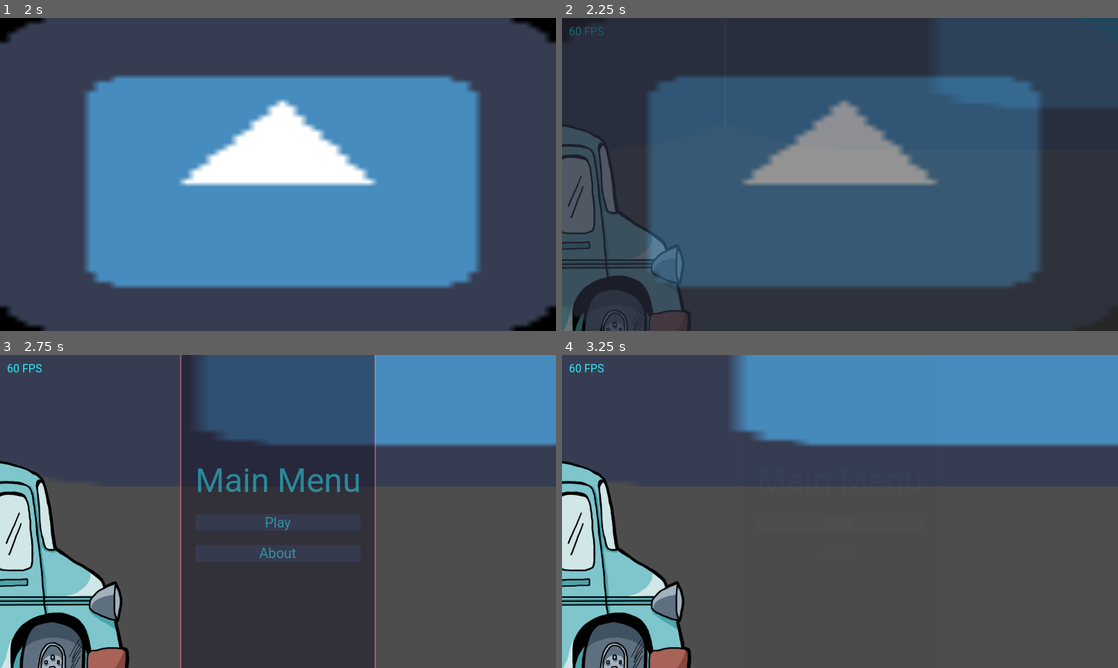
Above: before the commit, frames 1-4 (two rows, left to right).
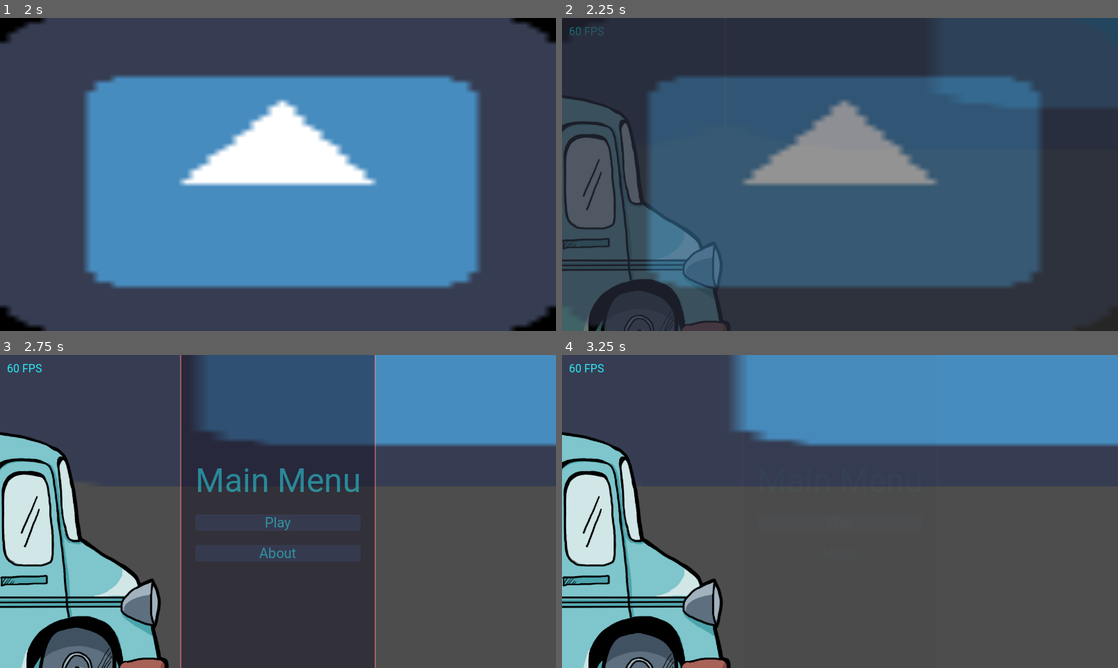
Above: after the commit, the same moments.

Repository: Bloodyaugust/ld-53
Game: Godot game, scene res://scenes/main.tscn
Same seed, same stepped clock (60 frames per second), same inputs: the game is played once before the commit and once after it. The engine's default icon, where the game draws it, is replaced by a stand-in: a white triangle on a blue panel in a dark square.
Inputs (mouse positions are in pixels of both pictures, inside the frame that each line leads up to):
- Up to frame 1 (2 s): tap Enter at 0.5 s; move the mouse to (400, 158) at 0.52 s; hold Right (ui_right) 0.53-1.25 s; click (400, 158) at 0.67 s; tap Space at 1.25 s; drag from (166, 190) to (250, 237) at 1.27 s
- Up to frame 2 (2.25 s): tap Enter at 2 s; move the mouse to (895, 105) at 2.02 s; hold Right (ui_right) from 2.03 s (still down)
- Up to frame 3 (2.75 s): keep holding Right (ui_right)
- Up to frame 4 (3.25 s): release Right (ui_right) at 2.75 s; click "Play" at 2.75 s

Frame 1 is identical in both runs. In frame 2, 6.7% of the frame differs, in the area x 0-29%, y 25-100%; in frame 3, 11%; in frame 4, 11%, in the area x 0-31%, y 24-100%.

Commit message:
Add HUD view
- Tweak player gameplay values and scale

Diff:
--- a/actors/Player.gd
+++ b/actors/Player.gd
@@ -31,7 +31,7 @@
     STATES.JUMPING:
       _state = STATES.DOUBLEJUMPING
 
-  _tween.tween_property(self, "position", Vector2(position.x, position.y - 80.0), 0.25)
+  _tween.tween_property(self, "position", Vector2(position.x, position.y - data.jump_height), 0.25)
 
   match _state:
     STATES.JUMPING:
--- a/data/base_player_data.tres
+++ b/data/base_player_data.tres
@@ -5,5 +5,6 @@
 [resource]
 script = ExtResource("1_72stq")
 health = 2
+jump_height = 240.0
 time_to_max_move_speed = 0.5
 max_move_speed = 500.0
--- a/data/player_data.gd
+++ b/data/player_data.gd
@@ -2,5 +2,6 @@
 class_name PlayerData
 
 @export var health: int
+@export var jump_height: float
 @export var time_to_max_move_speed: float
 @export var max_move_speed: float
--- a/scenes/main.tscn
+++ b/scenes/main.tscn
@@ -16,6 +16,7 @@
 [ext_resource type="PackedScene" uid="uid://dkebah7fnyvlo" path="res://actors/BackgroundChunks/Chunk-1.tscn" id="9_7rlw0"]
 [ext_resource type="Script" path="res://scripts/controllers/ChunkController.gd" id="10_4x66y"]
 [ext_resource type="Script" path="res://views/Results.gd" id="13_pcmex"]
+[ext_resource type="Script" path="res://views/HUD.gd" id="14_q0ovd"]
 
 [sub_resource type="SpriteFrames" id="SpriteFrames_opsxp"]
 animations = [{
@@ -68,10 +69,10 @@
 [node name="Truck" type="AnimatedSprite2D" parent="."]
 unique_name_in_owner = true
 position = Vector2(-1600, 120)
-scale = Vector2(0.5, 0.5)
+scale = Vector2(0.6, 0.6)
 sprite_frames = SubResource("SpriteFrames_al08k")
 autoplay = "default"
-frame_progress = 0.621741
+frame_progress = 0.951928
 script = ExtResource("4_po0hw")
 
 [node name="UIRoot" type="CanvasLayer" parent="."]
@@ -176,7 +177,7 @@
 [node name="Label2" type="Label" parent="UIRoot/About/PanelContainer/MarginContainer/VBoxContainer"]
 layout_mode = 2
 theme_type_variation = &"LargeLabel"
-text = "Made by: Greyson Richey
+text = "Made by: Anne Nichols and Greyson Richey
 Made with Godot"
 
 [node name="MainMenu" type="Button" parent="UIRoot/About/PanelContainer/MarginContainer/VBoxContainer"]
@@ -209,7 +210,8 @@
 text = "Results"
 horizontal_alignment = 1
 
-[node name="Label2" type="Label" parent="UIRoot/Results/PanelContainer/MarginContainer/VBoxContainer"]
+[node name="ResultsPackages" type="Label" parent="UIRoot/Results/PanelContainer/MarginContainer/VBoxContainer"]
+unique_name_in_owner = true
 layout_mode = 2
 theme_type_variation = &"LargeLabel"
 text = "Packages: 0"
@@ -218,6 +220,29 @@
 unique_name_in_owner = true
 layout_mode = 2
 text = "Main Menu"
+
+[node name="HUD" type="MarginContainer" parent="UIRoot"]
+visible = false
+anchors_preset = 3
+anchor_left = 1.0
+anchor_top = 1.0
+anchor_right = 1.0
+anchor_bottom = 1.0
+offset_left = -203.0
+offset_top = -180.0
+grow_horizontal = 0
+grow_vertical = 0
+size_flags_horizontal = 8
+size_flags_vertical = 10
+theme = ExtResource("2_1ffbx")
+script = ExtResource("14_q0ovd")
+
+[node name="HUDPackages" type="Label" parent="UIRoot/HUD"]
+unique_name_in_owner = true
+layout_mode = 2
+theme_type_variation = &"H1"
+text = "0 packages"
+horizontal_alignment = 1
 
 [node name="BetterCam" parent="." instance=ExtResource("5")]
 key_movement = false
--- /dev/null
+++ b/views/HUD.gd
@@ -0,0 +1,33 @@
+extends Control
+
+@onready var _packages: Label = %HUDPackages
+
+var _tween: Tween
+
+func _on_state_changed(state_key: String, substate):
+  match state_key:
+    "packages":
+      if substate == 1:
+        _packages.text = "%s package" % substate
+      else:
+        _packages.text = "%s packages" % substate
+    "game":
+      match substate:
+        GameConstants.GAME_IN_PROGRESS:
+          if _tween:
+            _tween.kill()
+
+          modulate = Color.TRANSPARENT
+          visible = true
+          _tween = create_tween().set_trans(Tween.TRANS_QUAD)
+          _tween.tween_property(self, "modulate", Color.WHITE, 0.5)
+        GameConstants.GAME_ENDING:
+          if _tween:
+            _tween.kill()
+
+          _tween = create_tween().set_trans(Tween.TRANS_QUAD)
+          _tween.tween_property(self, "modulate", Color.TRANSPARENT, 0.5)
+          _tween.tween_callback(func(): visible = false)
+
+func _ready():
+  Store.state_changed.connect(self._on_state_changed)
--- a/views/Results.gd
+++ b/views/Results.gd
@@ -1,12 +1,19 @@
 extends Control
 
 @onready var _main_menu_button: Button = %ResultsMainMenu
+@onready var _packages: Label = %ResultsPackages
 
 func _on_main_menu_button_pressed() -> void:
   ViewController.set_client_view(ViewController.CLIENT_VIEWS.MAIN_MENU)
   Store.set_state("game", GameConstants.GAME_OVER)
 
+func _on_store_state_changed(state_key: String, substate) -> void:
+  match state_key:
+    "packages":
+      _packages.text = "Packages: %s" % substate
+
 func _ready():
+  Store.state_changed.connect(_on_store_state_changed)
   _main_menu_button.connect("pressed", self._on_main_menu_button_pressed)
 
   ViewController.register_view(ViewController.CLIENT_VIEWS.RESULTS, self)
Not shown: 1 places in scenes/main.tscn that only renumber resources
